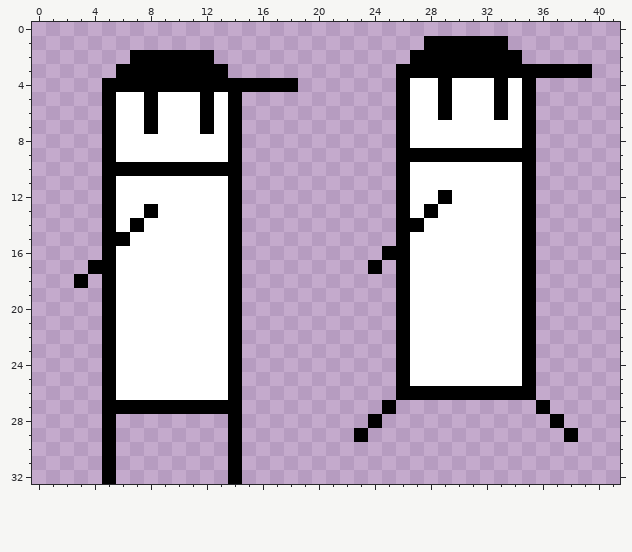
Pixel-art sprite: projects/boredom/assets/image/player_walk.png. The picture above was drawn from the file before the commit.
The file is 42x33 pixels.
After the commit:
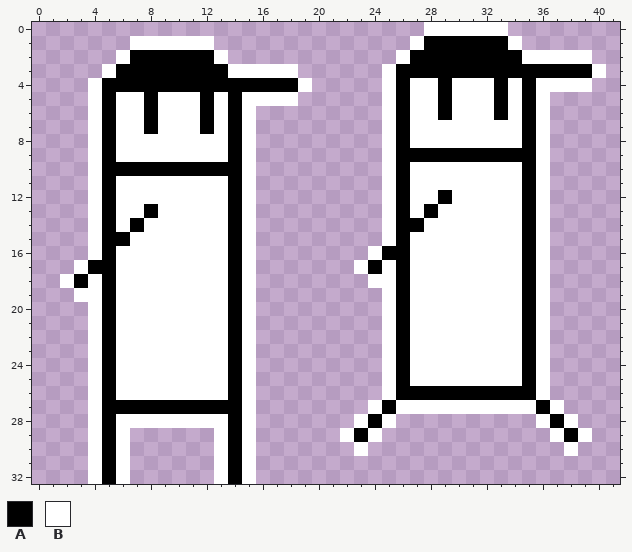
Palette (. is transparent): A #000000  B #ffffff
Change:
Changed rows in their new state; - is an unchanged pixel.
first column x 2:
 0 --------------------------BBBBBB-------
 1 -----BBBBBB--------------B------B------
 2 ----B------B------------B--------BBBBB-
 3 ---B--------BBBBB------B--------------B
 4 --B--------------B-----B----------BBBB-
 5 --B----------BBBB------B----------B----
 6 --B----------B---------B----------B----
 7 --B----------B---------B----------B----
 8 --B----------B---------B----------B----
 9 --B----------B---------B----------B----
10 --B----------B---------B----------B----
11 --B----------B---------B----------B----
12 --B----------B---------B----------B----
13 --B----------B---------B----------B----
14 --B----------B---------B----------B----
15 --B----------B---------B----------B----
16 --B----------B--------B-----------B----
17 -B-----------B-------B-B----------B----
18 B-B----------B--------BB----------B----
19 -BB----------B---------B----------B----
20 --B----------B---------B----------B----
21 --B----------B---------B----------B----
22 --B----------B---------B----------B----
23 --B----------B---------B----------B----
24 --B----------B---------B----------B----
25 --B----------B---------B----------B----
26 --B----------B---------B----------B----
27 --B----------B--------B-BBBBBBBBBB-B---
28 --B-BBBBBBBB-B-------B-B----------B-B--
29 --B-B------B-B------B-B------------B-B-
30 --B-B------B-B-------B--------------B--
31 --B-B------B-B-------------------------
32 --B-B------B-B-------------------------
